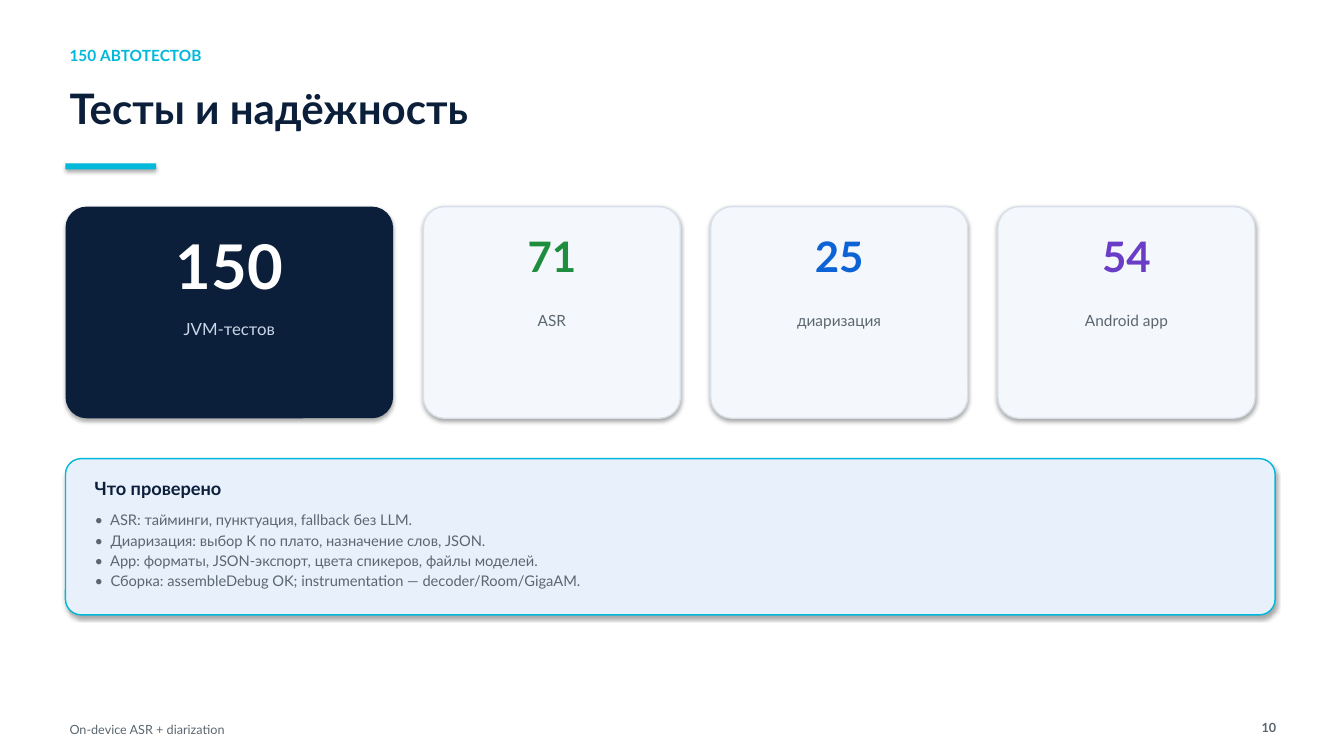
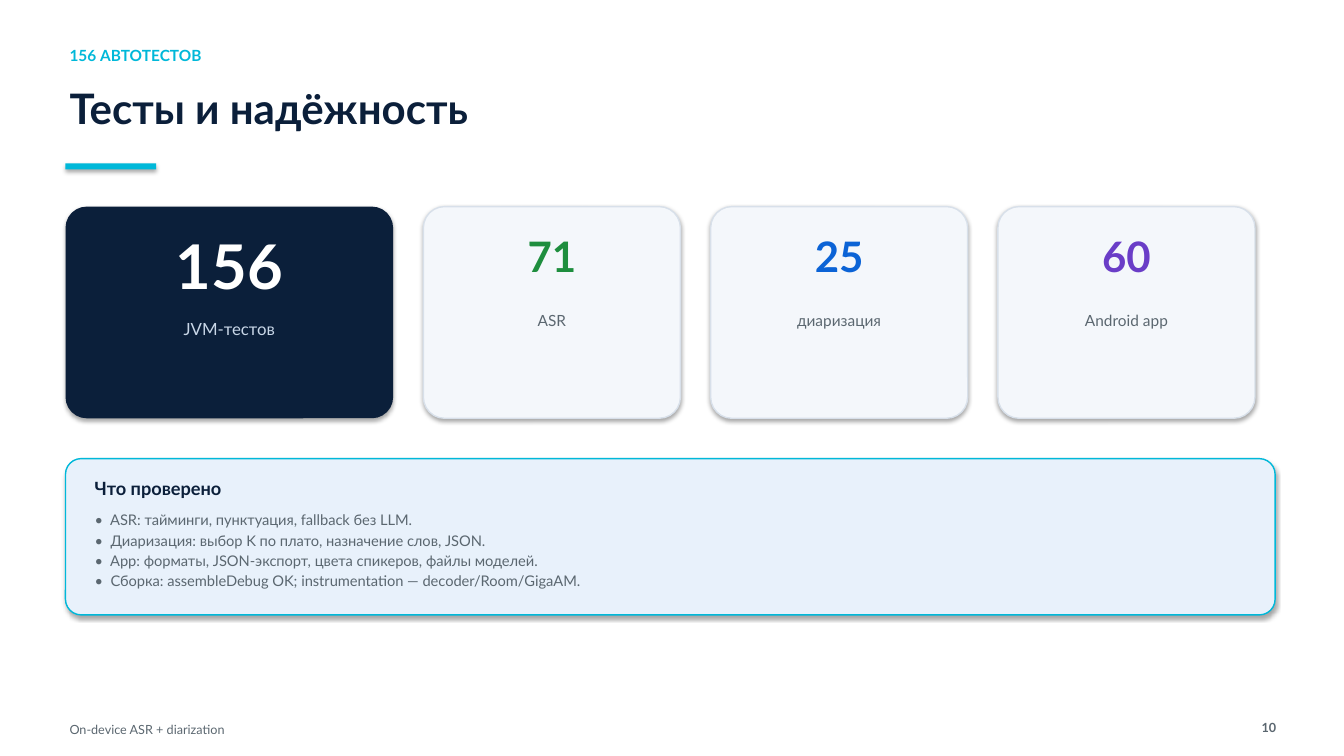
Before and after one commit to VershininSemyon/nuclear_hack_team_corgi, a slide deck: slide 10 of docs/hackathon_defense.pptx. Drawn at 1344x756 pixels with LibreOffice and Linux fonts; fonts in the diff are those of the drawing. Boxes give left, top, right and bottom in pixels: in the first picture for what was removed or moved away, otherwise in the second. Text is boxed around its words. In the diff, an @@ line names an element or a change of style, - is before the commit and + after.

```diff
--- a/docs/hackathon_defense.pptx
+++ b/docs/hackathon_defense.pptx
@@ text at bbox=[70, 49, 201, 61]: text changed @@
-150 АВТОТЕСТОВ
+156 АВТОТЕСТОВ
@@ text at bbox=[176, 244, 283, 290]: text changed @@
-150
+156
@@ text at bbox=[1102, 241, 1151, 273]: text changed @@
-54
+60
```
Also in this commit, not shown: 14 other files.
